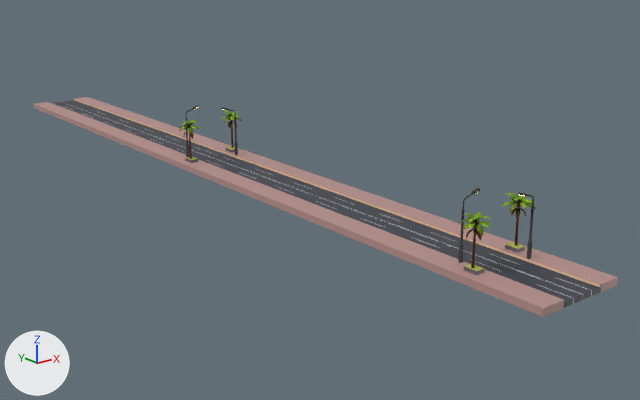
An edit to the glTF model public/assets/Asphalt.glb, drawn before and after from the same camera.
Before and after are seen from a 50 mm camera at (-117.6, -180.0, 58.7) aimed at (14.8, -14.5, -7.5). Arrows for +X, +Y and +Z are at lower left; the lights stay in place. Where no turn or scale is listed for an object, it has been applied to the vertices.
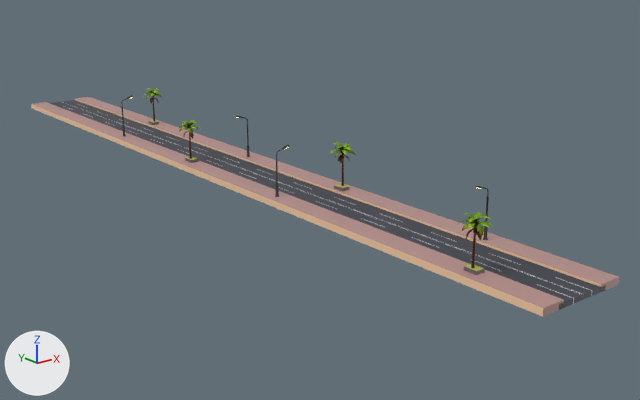
Location of each change, (x1, y1, x2, y2) in pixels of the pictures (640 x 400 px):
'Cube.779', moved, turned: before (33, 102, 564, 317); after (31, 102, 564, 317)
'Cube.746', moved: before (74, 97, 618, 293); after (75, 97, 619, 292)
'coconut_tree', moved: before (502, 193, 536, 246); after (329, 143, 356, 186)
'Cylinder', moved, rescaled (22% narrower, 19% shorter): before (518, 192, 535, 259); after (476, 186, 489, 240)
'Cylinder.003', moved, rescaled (35% narrower, 30% shorter): before (458, 188, 480, 263); after (275, 145, 289, 197)
'coconut_tree.001', moved: before (220, 111, 242, 148); after (143, 88, 162, 121)
'Cylinder.001', moved, rescaled (17% narrower, 14% shorter): before (221, 107, 238, 155); after (236, 116, 250, 157)
'Cylinder.002', moved, rescaled (19% narrower, 21% shorter): before (185, 105, 200, 157); after (121, 95, 133, 136)

Diff of the bpy script that builds the scene:
```diff
--- a/public/assets/Asphalt.glb.py
+++ b/public/assets/Asphalt.glb.py
@@ ob_cube_746 @@
 ob_cube_746 = bpy.data.objects.new('Cube.746', me_cube_747)
-ob_cube_746.location = (7.3, 3.1, 0.2)
+ob_cube_746.location = (7.6, 3.1, 0.2)
@@ ob_cylinder @@
 ob_cylinder = bpy.data.objects.new('Cylinder', me_cylinder_009)
-ob_cylinder.location = (5.3, -86.6, 2.5)
+ob_cylinder.location = (6.8, -75.0, 2.5)
 ob_cylinder.rotation_euler = (0.0, 0.0, -3.142)  # degrees (0, 0, -180)
-ob_cylinder.scale = (0.404, 0.404, 1.42)
+ob_cylinder.scale = (0.341, 0.341, 1.2)
@@ ob_coconut_tree @@
 ob_coconut_tree = bpy.data.objects.new('coconut_tree', me_mesh)
-ob_coconut_tree.location = (7.1, -82.1, 5.1)
+ob_coconut_tree.location = (7.1, -32.3, 5.1)
@@ ob_cylinder_001 @@
 ob_cylinder_001 = bpy.data.objects.new('Cylinder.001', me_cylinder_001)
-ob_cylinder_001.location = (5.3, 8.5, 2.5)
+ob_cylinder_001.location = (6.8, 5.2, 2.5)
 ob_cylinder_001.rotation_euler = (0.0, 0.0, -3.142)  # degrees (0, 0, -180)
-ob_cylinder_001.scale = (0.404, 0.404, 1.42)
+ob_cylinder_001.scale = (0.341, 0.341, 1.2)
@@ ob_coconut_tree_001 @@
 ob_coconut_tree_001 = bpy.data.objects.new('coconut_tree.001', me_mesh_001)
-ob_coconut_tree_001.location = (7.1, 13.0, 5.1)
+ob_coconut_tree_001.location = (7.1, 55.5, 5.1)
@@ ob_cube_779 @@
 ob_cube_779 = bpy.data.objects.new('Cube.779', me_cube_784)
-ob_cube_779.location = (-7.3, 3.0, 0.2)
-ob_cube_779.rotation_euler = (0.0, 0.0, 3.138)  # degrees (0, 0, 180)
+ob_cube_779.location = (-7.7, 3.1, 0.2)
 ob_cube_779.scale = (2.62, 105.0, 0.739)
@@ ob_cylinder_002 @@
 ob_cylinder_002 = bpy.data.objects.new('Cylinder.002', me_cylinder_002)
-ob_cylinder_002.location = (-5.4, 14.9, 2.5)
+ob_cylinder_002.location = (-7.5, 46.4, 2.5)
 ob_cylinder_002.rotation_euler = (0.0, 0.0, -0.00377)  # degrees (0, 0, -0.2)
-ob_cylinder_002.scale = (0.404, 0.404, 1.42)
+ob_cylinder_002.scale = (0.341, 0.341, 1.2)
@@ ob_cylinder_003 @@
 ob_cylinder_003 = bpy.data.objects.new('Cylinder.003', me_cylinder_003)
-ob_cylinder_003.location = (-5.7, -80.2, 2.5)
+ob_cylinder_003.location = (-7.8, -27.6, 2.5)
 ob_cylinder_003.rotation_euler = (0.0, 0.0, -0.00377)  # degrees (0, 0, -0.2)
-ob_cylinder_003.scale = (0.404, 0.404, 1.42)
+ob_cylinder_003.scale = (0.341, 0.341, 1.2)
```
